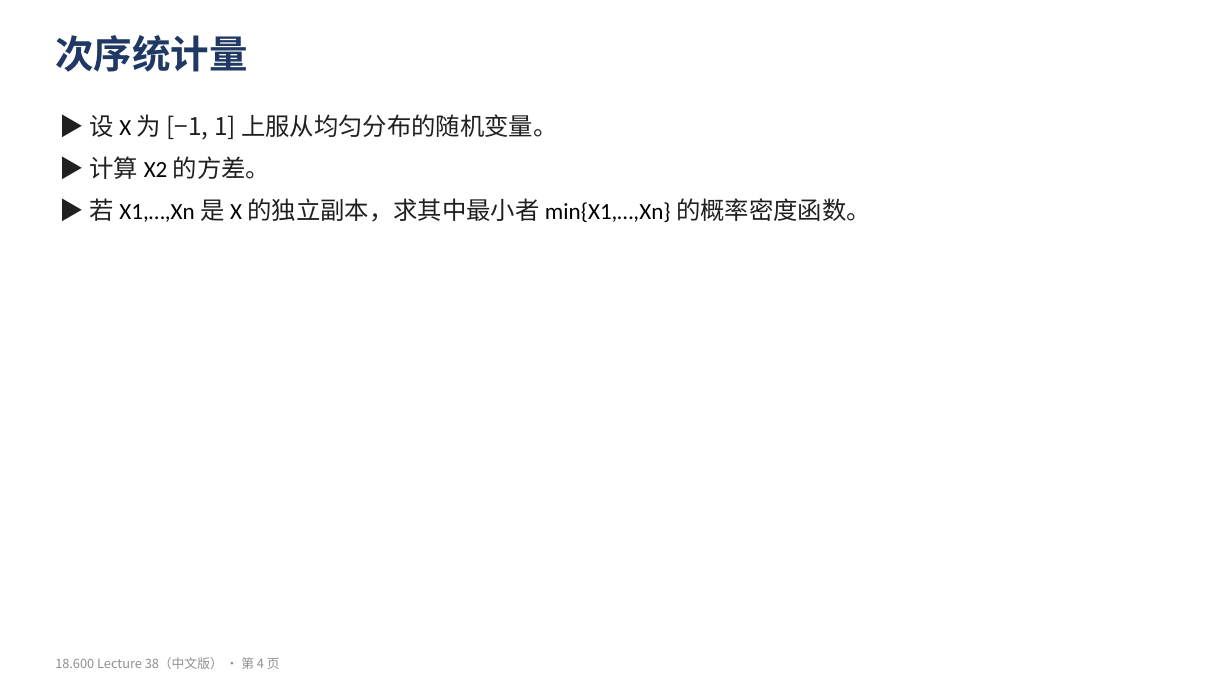
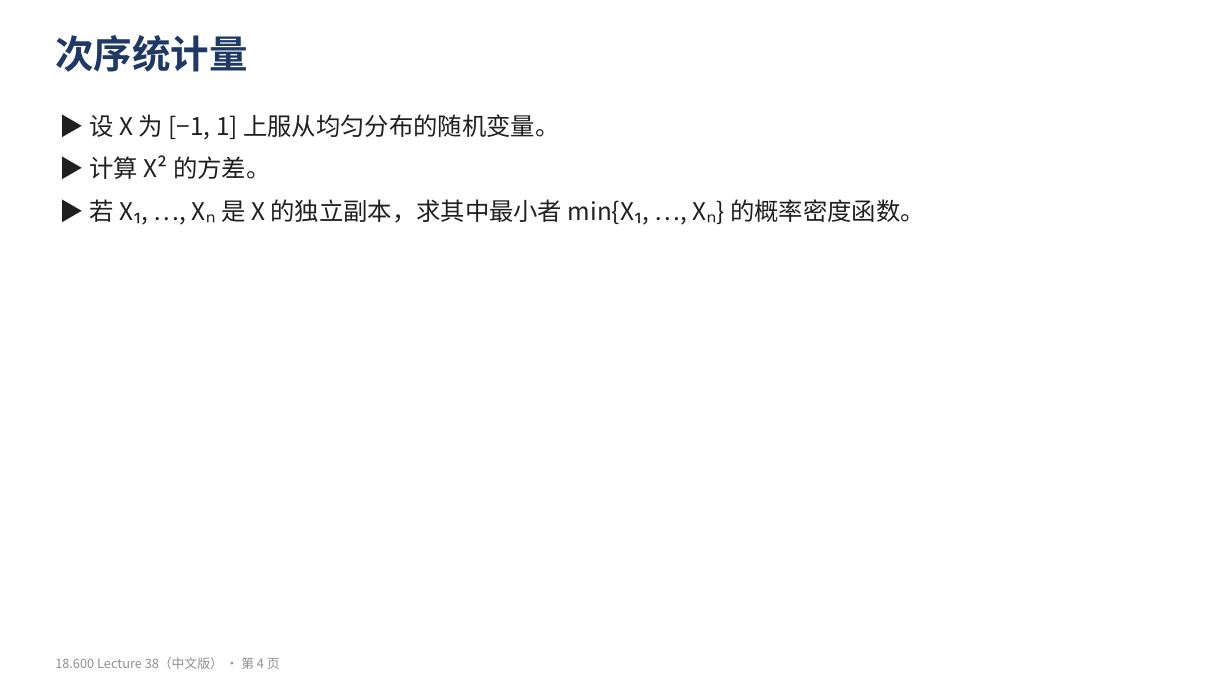
Before and after one commit to yuyangblue/note, a slide deck: slide 4 of 概率论与数理统计/原始材料/MIT18.600/中文版/Lecture38_复习练习_中文.pptx. Drawn at 1232x693 pixels with LibreOffice and Linux fonts; fonts in the diff are those of the drawing. Boxes give left, top, right and bottom in pixels: in the first picture for what was removed or moved away, otherwise in the second. Text is boxed around its words. In the diff, an @@ line names an element or a change of style, - is before the commit and + after.

```diff
--- a/概率论与数理统计/原始材料/MIT18.600/中文版/Lecture38_复习练习_中文.pptx
+++ b/概率论与数理统计/原始材料/MIT18.600/中文版/Lecture38_复习练习_中文.pptx
@@ text added at [90, 114, 559, 140], 19 pt, text #202020 @@
+▶ 设 X 为 [−1, 1] 上服从均匀分布的随机变量。
@@ text added at [90, 155, 270, 179], 19 pt, text #202020 @@
+▶ 计算 X² 的方差。
@@ text at [90, 199, 925, 224]: text changed @@
-▶ 设 X 为 [−1, 1] 上服从均匀分布的随机变量。
-▶ 计算 X2 的方差。
-▶ 若 X1,…,Xn 是 X 的独立副本，求其中最小者 min{X1,…,Xn} 的概率密度函数。
+▶ 若 X₁, …, Xₙ 是 X 的独立副本，求其中最小者 min{X₁, …, Xₙ} 的概率密度函数。
```
Also in this commit, not shown: 13 other slides changed, 3 other files.
